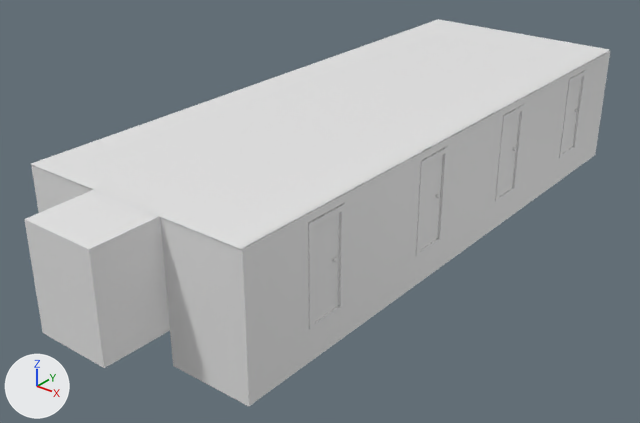
An edit to the FBX model Assets/Models/floor1.fbx, drawn before and after from the same camera.
Before and after are seen from a 50 mm camera at (67.0, -42.8, 11.6) aimed at (51.8, -23.8, -0.2). The axes (+X, +Y, +Z) are drawn at lower left. The lights are the same throughout. Where no turn or scale is listed for an object, it has been applied to the vertices. Vertices at the same position are counted once.

Objects in the first picture: 'Ascensor.003', 'Pared.017', 'Pared.018', 'Pared.019', 'Pared.021', 'Puerta.017', 'Puerta.018', 'Puerta.019', 'Puerta.020', 'Techo.001'.
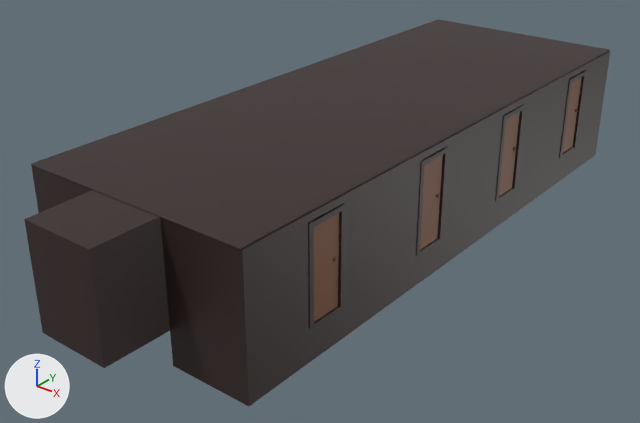
Pixel boxes [x1, y1, x2, y2] of what changed, in the pictures (640 x 423 px):
'Techo.001', recoloured, surface changed (white to grey): [31, 19, 610, 249] in both
'Pared.019', recoloured, surface changed: [247, 52, 609, 402] in both
'Ascensor.003', recoloured, surface changed (grey to black): [24, 190, 170, 368] in both
'Pared.018', recoloured, surface changed (grey to black): [160, 217, 255, 406] in both
'Puerta.018', recoloured (grey to brown): [314, 213, 339, 322] in both
'Puerta.017', recoloured (grey to brown): [420, 155, 443, 250] in both
'Pared.017', recoloured (grey to black): [31, 165, 93, 213] in both
'Puerta.020', recoloured (grey to brown): [499, 112, 520, 196] in both
'Puerta.019', recoloured (grey to brown): [562, 77, 582, 153] in both
'Pared.021', recoloured: [594, 51, 610, 155] in both

The change in detail:
Picture 'colorsMap.png' (img_colorsmap_png) is new.
Material 'Material.001' (mat_material_001) is new.
Its texture is img_colorsmap_png.
me_cubo_111 has 80 vertices, 74 faces and spans x 2.85..3.12, y -10.5..-9.47, z -1.44..1.18.
me_cubo_111 now uses material mat_material_001 (picture img_colorsmap_png).
me_plano_036 has 4 vertices, 1 face and spans x -12.8..-5.6, y -9.9..9.2, z 0.0.
me_plano_036 is used by ob_techo_001; location (61.39, -21.48, 3.0).
me_plano_036 part 2: texture (UV) coordinates of 1 of 1 face, centred in x -9.2, y -0.3, z 0.0, changed; they spanned u 0.0..1.0, v 0.0..1.0 and now span u 0.33..0.4, v 0.23..0.3.
me_plano_036 now uses material mat_material_001 (picture img_colorsmap_png).
me_cubo_091 has 12 vertices, 10 faces and spans x -3.59..-1.12, y 0.81..1.0, z -2.48..1.48.
me_cubo_091 now uses material mat_material_001 (picture img_colorsmap_png).
me_cubo_112 has 80 vertices, 74 faces and spans x 2.86..3.12, y -6.0..-4.97, z -1.53..1.09.
me_cubo_112 now uses material mat_material_001 (picture img_colorsmap_png).
me_cubo_097 has 12 vertices, 10 faces and spans x -5.42..-2.96, y 0.81..1.0, z -2.48..1.48.
me_cubo_097 is used by ob_pared_018; location (58.77, -32.15, 1.49).
me_cubo_097 part 3: texture (UV) coordinates of 10 of 10 faces, centred in x -5.42..-2.96, y 0.81..1.0, z -2.48..1.48, changed; they spanned u 0.38..0.62, v 0.75..1.0 and now span u 0.36..0.38, v 0.29..0.33.
me_cubo_097 now uses material mat_material_001 (picture img_colorsmap_png).
me_cubo_090 has 1184 vertices, 1696 faces and spans x -1.14..1.14, y -1.11..1.0, z -1.48..1.5.
me_cubo_090 is used by ob_ascensor_003; location (52.21, -32.15, 1.49).
me_cubo_090 part 4: texture (UV) coordinates of 1696 of 1696 faces, centred in x -1.12..1.12, y -1.11..1.0, z -1.48..1.48, changed; they spanned u 0.0..1.0, v 0.0..1.0 and now span u 0.34..0.4, v 0.16..0.33.
me_cubo_090 now uses material mat_material_001 (picture img_colorsmap_png).
me_cubo_109 has 80 vertices, 74 faces and spans x 2.86..3.12, y 0.0..1.03, z -1.53..1.09.
me_cubo_109 now uses material mat_material_001 (picture img_colorsmap_png).
me_cubo_098 has 12 vertices, 10 faces and spans x 2.97..10.12, y -1.0..-0.81, z -2.48..1.48.
me_cubo_098 now uses material mat_material_001 (picture img_colorsmap_png).
me_cubo_110 has 248 vertices, 246 faces and spans x 3.8..4.0, y -27.6..-8.7, z -2.5..1.5.
me_cubo_110 is used by ob_pared_019; location (59.6, -3.71, 1.49); rotation (-3.142, 0.0, 0.0), in degrees (-180, 0, 0); scale (-1.0, -1.0, -1.0).
me_cubo_110 part 1: texture (UV) coordinates of 246 of 246 faces, centred in x 3.8..4.0, y -27.6..-8.7, z -2.5..1.5, changed; they spanned u 0.0..0.62, v 0.0..1.0 and now span u 0.33..0.37, v 0.23..0.3.
me_cubo_110 now uses material mat_material_001 (picture img_colorsmap_png).
me_cubo_108 has 80 vertices, 74 faces and spans x 2.85..3.12, y -4.43..-3.4, z -1.44..1.18.
me_cubo_108 now uses material mat_material_001 (picture img_colorsmap_png).
